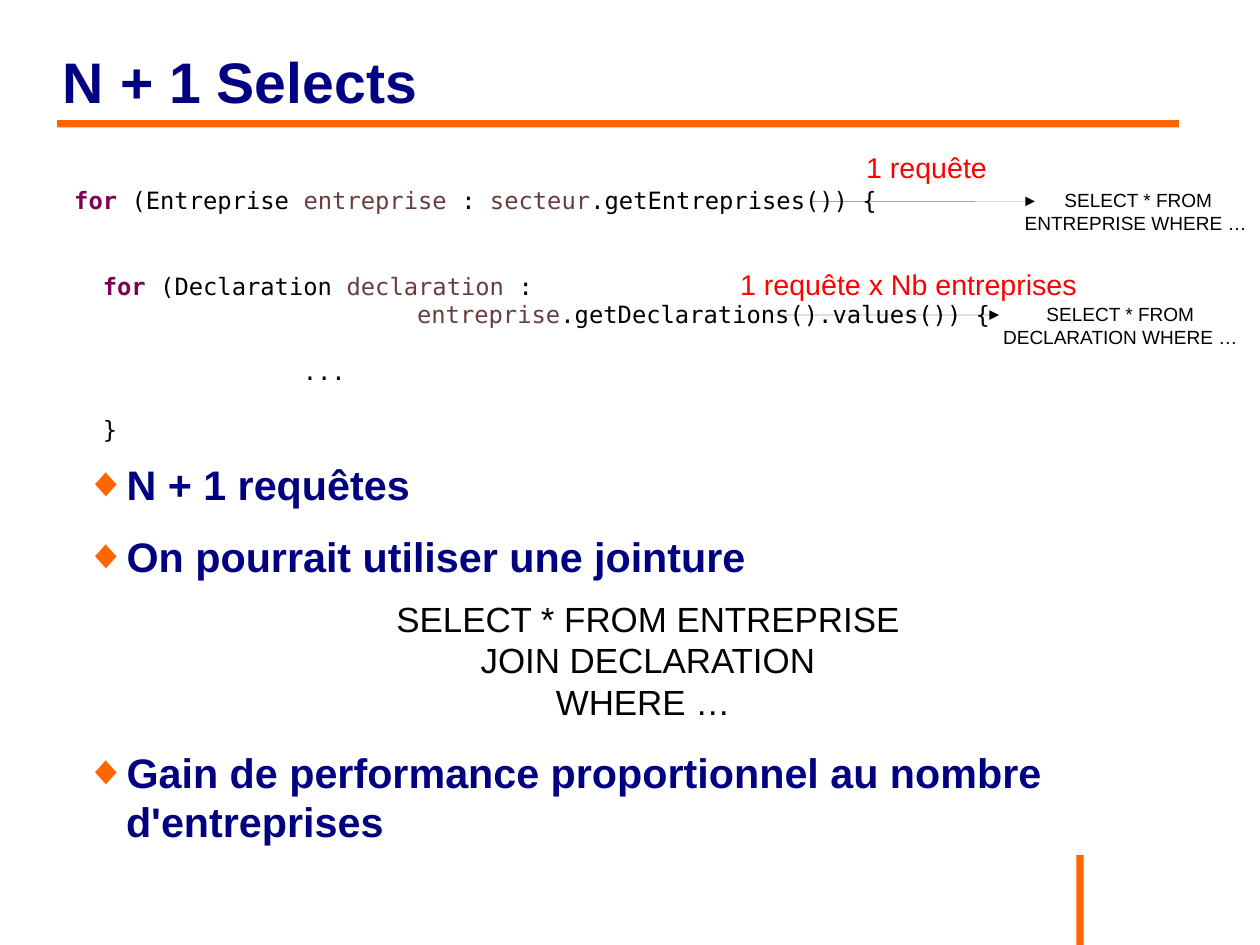
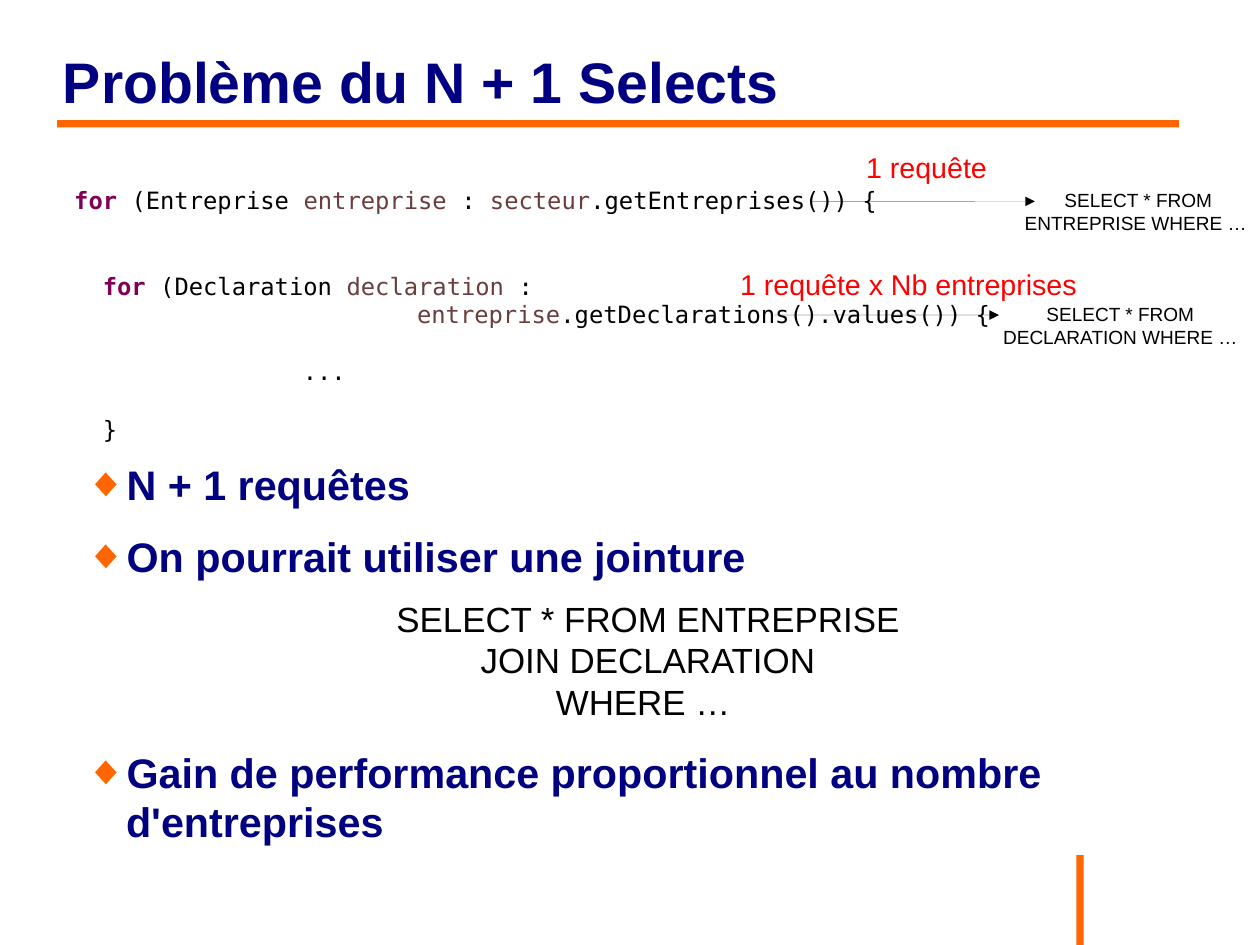
Before and after one commit to philphils/formation-hibernate-basique, a slide deck: slide 110 of Documentation/diapo_formation_hibernate.odp (slide 109 before the commit). Drawn at 1260x945 pixels with LibreOffice and Linux fonts; fonts in the diff are those of the drawing; background and template pictures are left out. Boxes give left, top, right and bottom in pixels: in the first picture for what was removed or moved away, otherwise in the second. Text is boxed around its words. In the diff, an @@ line names an element or a change of style, - is before the commit and + after.

```diff
--- a/Documentation/diapo_formation_hibernate.odp
+++ b/Documentation/diapo_formation_hibernate.odp
@@ title at [63, 61, 778, 104]: text changed @@
-N + 1 Selects
+Problème du N + 1 Selects
```
Also in this commit, not shown: 21 other slides changed, 2 slides added.
